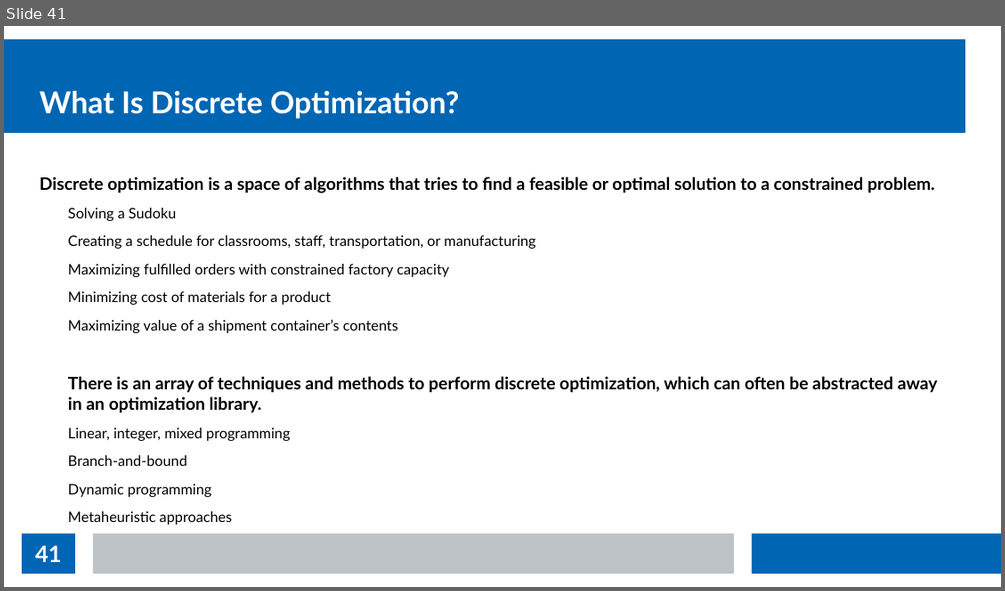
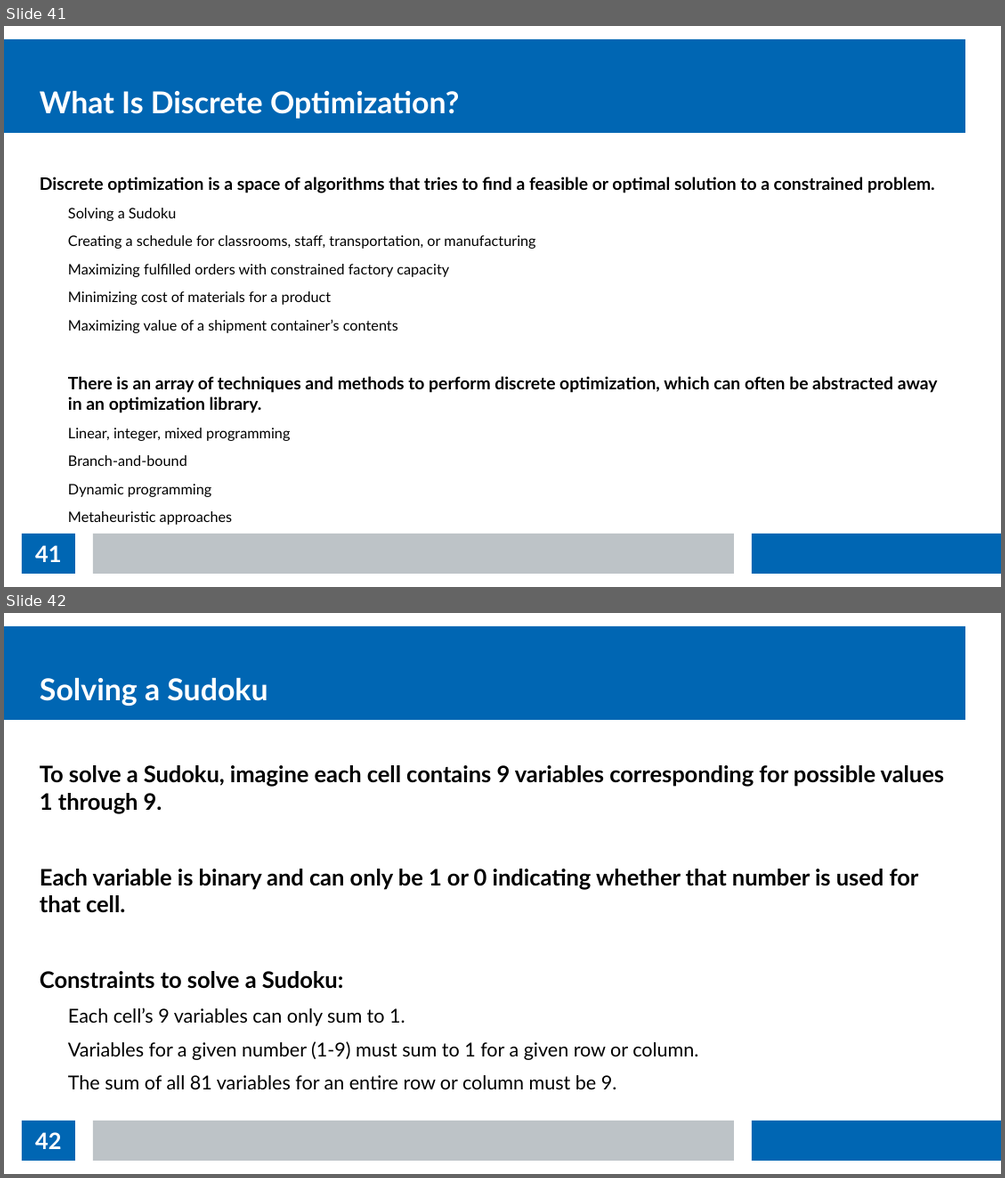
Before and after one commit to thomasnield/kotlin_data_science_talk_ChicagoJUG, a slide deck: kotlin_data_science_talk_chijug_slides.odp. Shown one above the other, each under a label of ours: slide 41 before the commit, slides 41 and 42 after it. The pictures are 1005x591 and 1005x1178 pixels, drawn with LibreOffice and Linux fonts; fonts in the diff are those of the drawing. Boxes give left, top, right and bottom in pixels: in the first picture for what was removed or moved away, otherwise in the second. Text is boxed around its words. In the diff, an @@ line names an element or a change of style, - is before the commit and + after.

Commit message:
finish sudoku visual

```diff
--- a/kotlin_data_science_talk_chijug_slides.odp
+++ b/kotlin_data_science_talk_chijug_slides.odp
@@ slide 42 added at [4, 613, 1001, 1174], background #FFFFFF; not listed: 3 template elements that a slide beside it also shows @@
@@ title added at [40, 677, 267, 706], 24 pt, text #FFFFFF, bold @@
+Solving a Sudoku
@@ text added at [40, 765, 944, 1089], 18 pt, text #000000, bold @@
+To solve a Sudoku, imagine each cell contains 9 variables corresponding for possible values 1 through 9.
+Each variable is binary and can only be 1 or 0 indicating whether that number is used for that cell.
+Constraints to solve a Sudoku:
+  Each cell’s 9 variables can only sum to 1.
+  Variables for a given number (1-9) must sum to 1 for a given row or column.
+  The sum of all 81 variables for an entire row or column must be 9.
@@ page number added at [22, 1120, 75, 1160], fill #0066B3, 18 pt, text #FFFFFF, bold @@
+42
```
Also in this commit, not shown: 1 slide changed, 4 other slides added.
